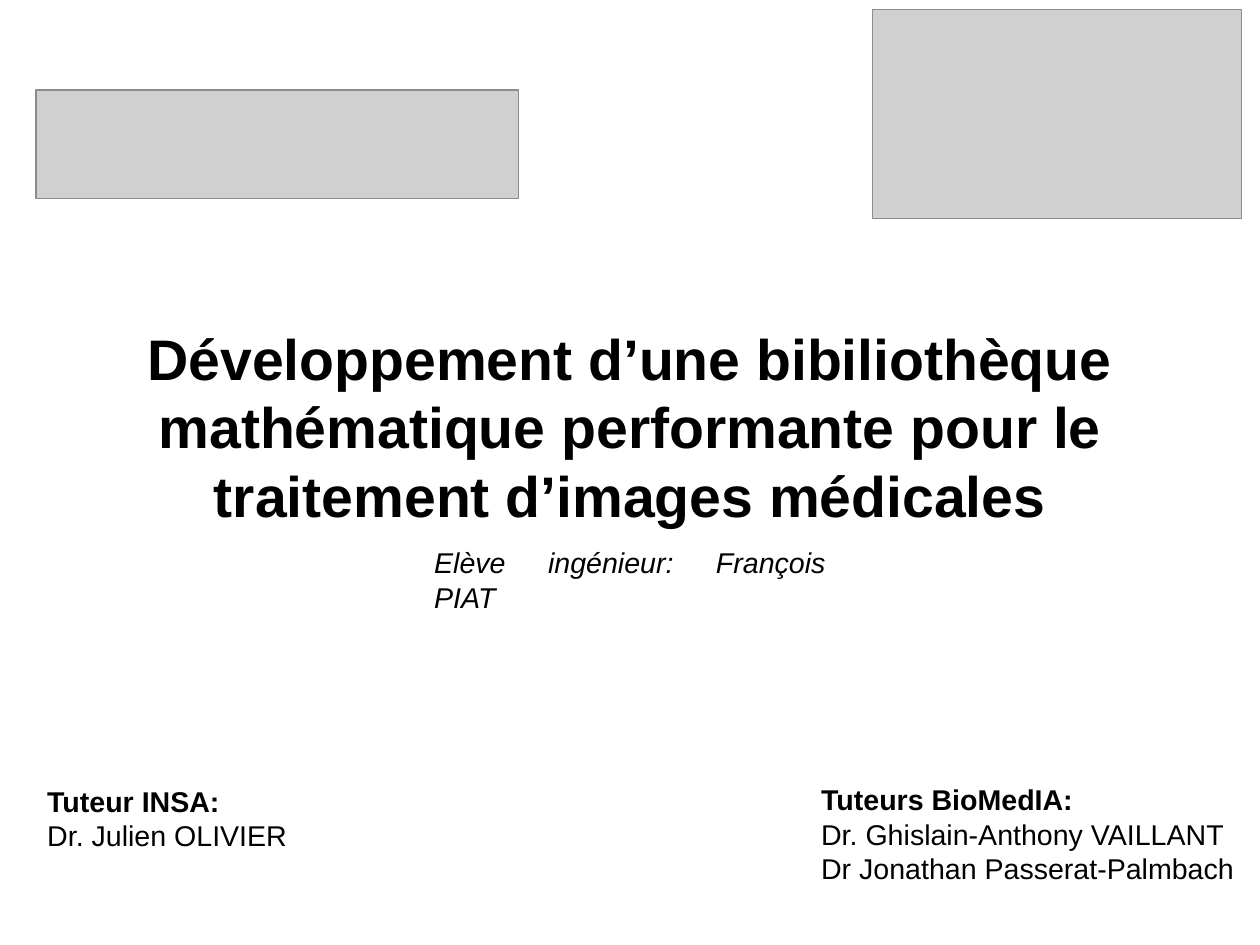
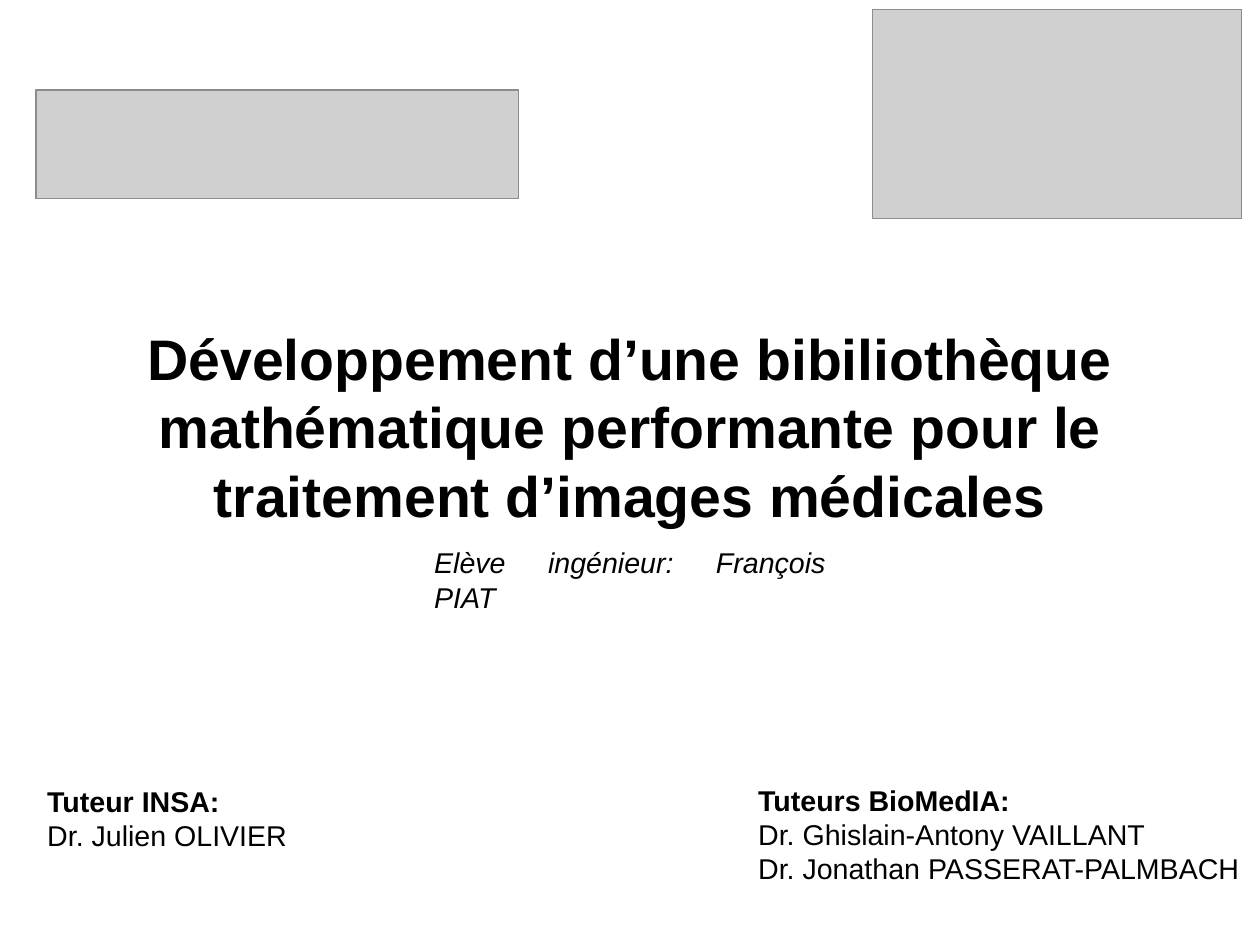
Before and after one commit to piatf/Report-2016-interniship-BioMedIA, a slide deck: slide 1 of presentation.odp. Drawn at 1260x945 pixels with LibreOffice and Linux fonts; fonts in the diff are those of the drawing; grey boxes stand for pictures. Boxes give left, top, right and bottom in pixels: in the first picture for what was removed or moved away, otherwise in the second. Text is boxed around its words. In the diff, an @@ line names an element or a change of style, - is before the commit and + after.

```diff
--- a/presentation.odp
+++ b/presentation.odp
@@ text "Tuteurs BioMedIA:": place and size @@
-text "Tuteurs BioMedIA:" at (821,789,1234,880)
+text "Tuteurs BioMedIA:" at (758,790,1239,880)
@@ text at (758,824,1239,880): text changed @@
-Dr. Ghislain-Anthony VAILLANT
-Dr Jonathan Passerat-Palmbach
+Dr. Ghislain-Antony VAILLANT
+Dr. Jonathan PASSERAT-PALMBACH
```
Also in this commit, not shown: 13 other slides changed, 5 slides added, 1 slide removed.
